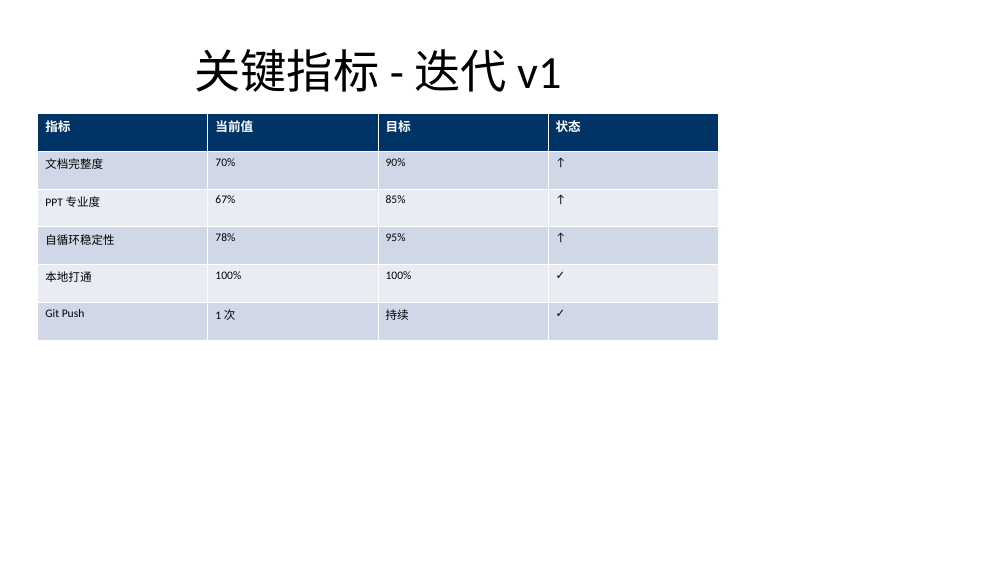
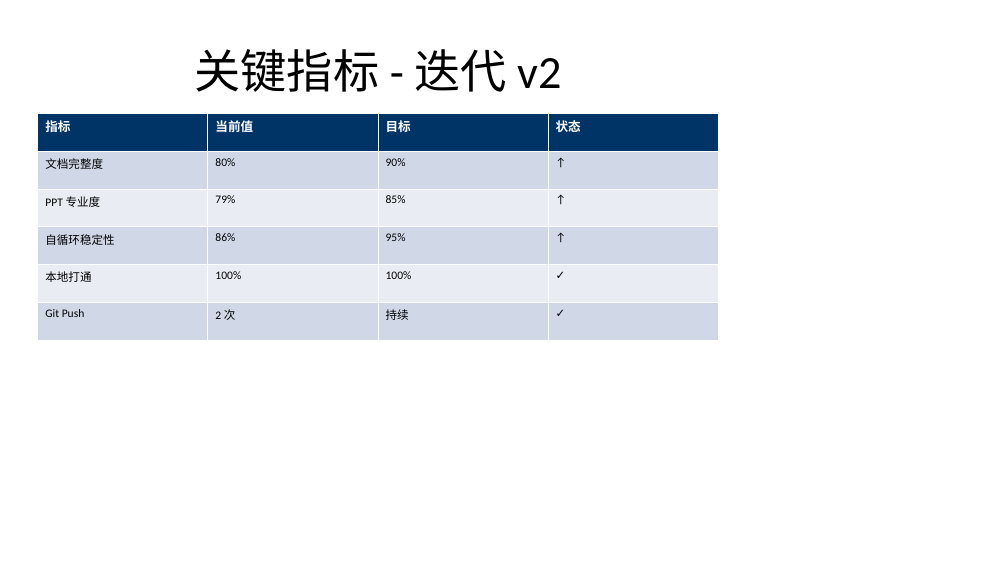
Before and after one commit to mqgg5630-cyber/test-auto-arena, a slide deck: slide 8 of local/inbox/presentation_final.pptx. Drawn at 1008x567 pixels with LibreOffice and Linux fonts; fonts in the diff are those of the drawing. Boxes give left, top, right and bottom in pixels: in the first picture for what was removed or moved away, otherwise in the second. Text is boxed around its words. In the diff, an @@ line names an element or a change of style, - is before the commit and + after.

```diff
--- a/local/inbox/presentation_final.pptx
+++ b/local/inbox/presentation_final.pptx
@@ title at bbox=[194, 49, 561, 92]: text changed @@
-关键指标 - 迭代 v1
+关键指标 - 迭代 v2
@@ table at bbox=[38, 113, 718, 340] @@
-row 2, column 2: 70%
+row 2, column 2: 80%
-row 3, column 2: 67%
+row 3, column 2: 79%
-row 4, column 2: 78%
+row 4, column 2: 86%
-row 6, column 2: 1 次
+row 6, column 2: 2 次
```
Also in this commit, not shown: 6 other slides changed, 1 slide added, 9 other files.
